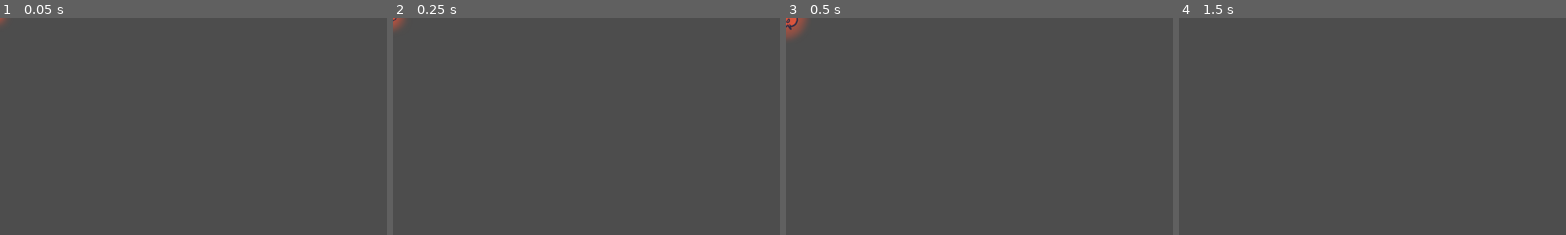
Above: before the commit, frames 1-4 (left to right).
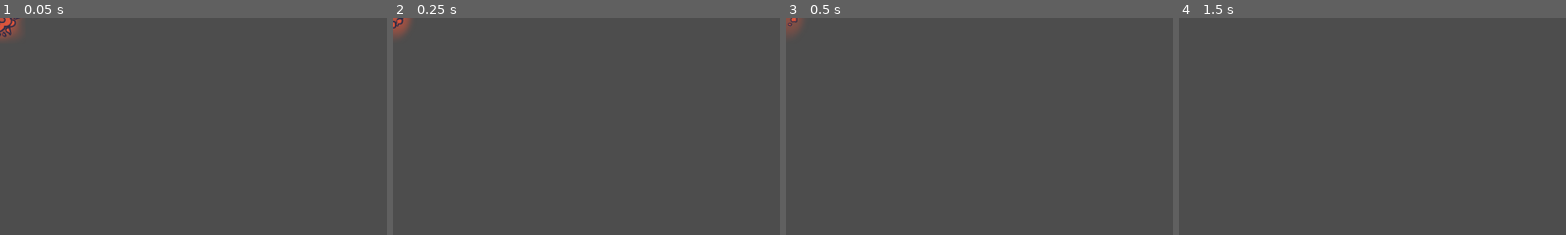
Above: after the commit, the same moments.

Repository: Kabumm27/InnoGamesJam2024
Game: Godot game, scene res://scenes/explosion.tscn
Same seed, same stepped clock (60 frames per second), same inputs: the game is played once before the commit and once after it. This scene is started directly instead of the project's main scene.
Inputs:
- Up to frame 1 (0.05 s): no input
- Up to frame 2 (0.25 s): no input
- Up to frame 3 (0.5 s): no input
- Up to frame 4 (1.5 s): tap Enter at 0.5 s; hold Right (right) 0.53-1.28 s; hold Space (use) 0.53-1.28 s; hold Down (down) from 1.28 s (still down); tap Space (use) at 1.35 s
The pictures show only the part of the screen within x 0-50%, y 0-50%; the shares and areas given below are measured in that part.

The runs differ from the first frame. In frame 1, 0.4% of the frame differs, in the area x 0-6%, y 0-11%; in frame 2, 0.3%; in frame 3, 0.3%; in frame 4, nothing differs.

Commit message:
added damage for explosions

Diff:
--- a/scenes/explosion.gd
+++ b/scenes/explosion.gd
@@ -7,3 +7,7 @@
 
 func animation_finished() -> void:
 	await explosion.animation_finished
+
+func _on_area_2d_body_entered(body: Node2D) -> void:
+	if(body.has_method('reduce_health')):
+		body.reduce_health(10)
--- a/scenes/explosion.tscn
+++ b/scenes/explosion.tscn
@@ -61,8 +61,21 @@
 "speed": 5.0
 }]
 
+[sub_resource type="RectangleShape2D" id="RectangleShape2D_8hvr1"]
+size = Vector2(128, 128)
+
 [node name="explosion" type="Node2D"]
 script = ExtResource("1_vybj0")
 
 [node name="explosion" type="AnimatedSprite2D" parent="."]
 sprite_frames = SubResource("SpriteFrames_o83t3")
+frame = 3
+
+[node name="Area2D" type="Area2D" parent="."]
+collision_layer = 0
+collision_mask = 512
+
+[node name="CollisionShape2D" type="CollisionShape2D" parent="Area2D"]
+shape = SubResource("RectangleShape2D_8hvr1")
+
+[connection signal="body_entered" from="Area2D" to="." method="_on_area_2d_body_entered"]
--- a/scenes/player.tscn
+++ b/scenes/player.tscn
@@ -47,6 +47,7 @@
 
 [node name="Player" type="CharacterBody2D"]
 z_index = 100
+collision_layer = 513
 script = ExtResource("1_7p7au")
 
 [node name="AnimatedSprite2D" type="AnimatedSprite2D" parent="."]
@@ -61,8 +62,8 @@
 
 [node name="HandleArea" type="Area2D" parent="."]
 position = Vector2(80, 0)
-collision_layer = 0
-collision_mask = 16
+collision_layer = 512
+collision_mask = 528
 
 [node name="CollisionShape2D" type="CollisionShape2D" parent="HandleArea"]
 shape = SubResource("RectangleShape2D_ms7m1")
Not shown: 1 places in scenes/explosion.tscn that only renumber resources
Not shown: 1 places in scenes/main.tscn that only renumber resources
